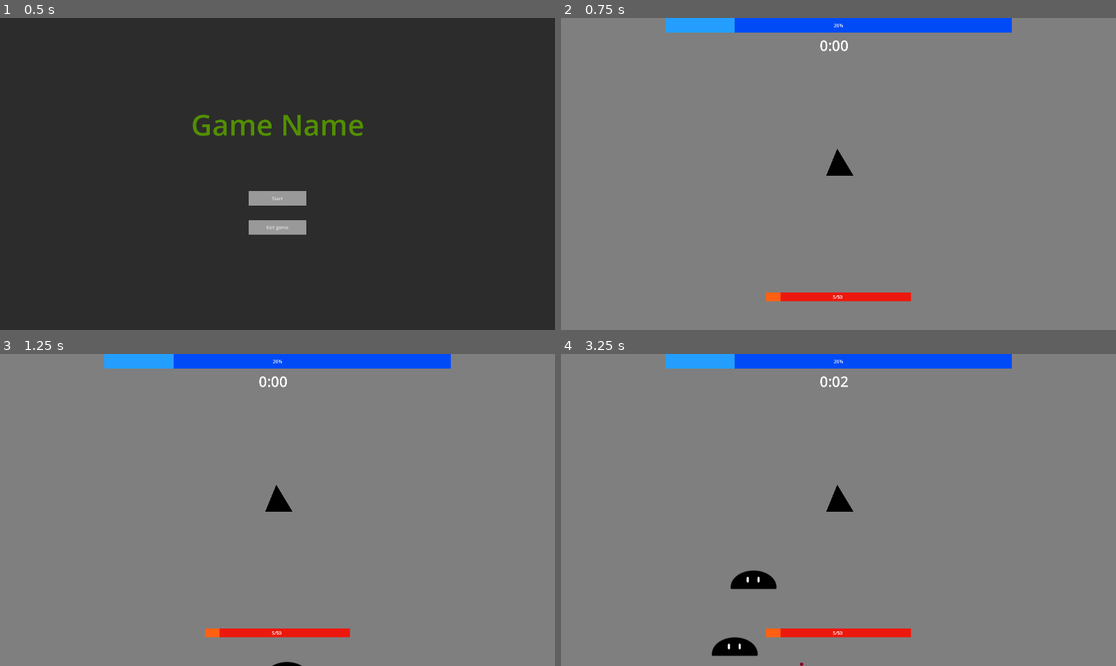
Above: before the commit, frames 1-4 (two rows, left to right).
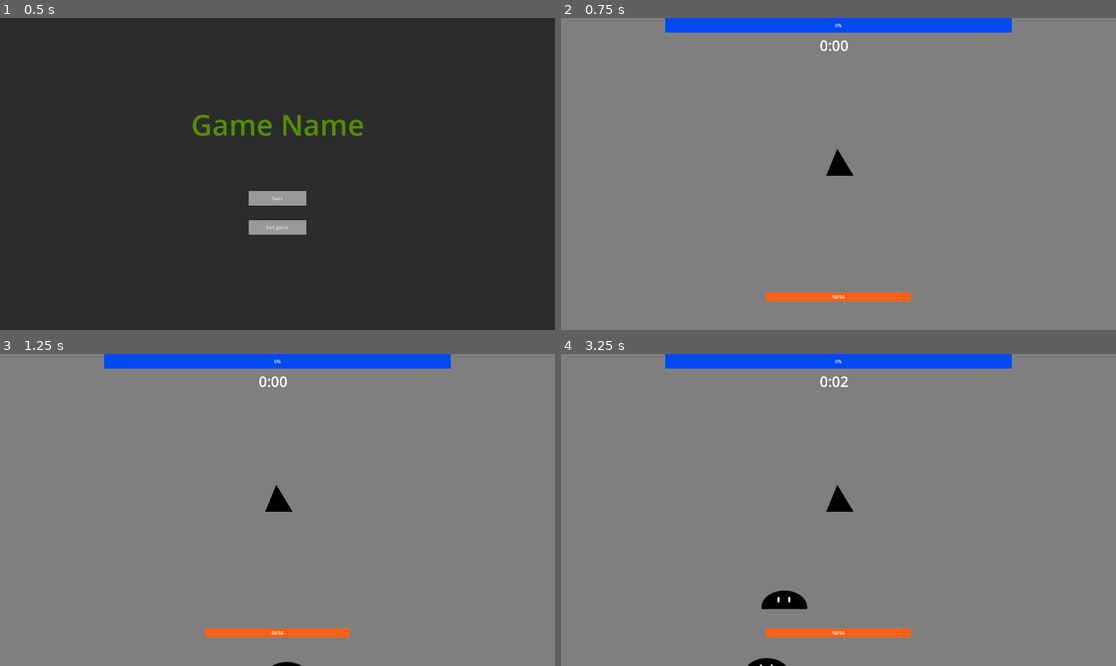
Above: after the commit, the same moments.

Repository: SpaceUnicorn11/NewGame
Game: Godot game, scene res://main.tscn
Two runs of this game, one before a commit and one after it. Both use one fixed random seed, a clock stepped at 60 frames per second and the inputs below.
Inputs:
- Up to frame 1 (0.5 s): no input
- Up to frame 2 (0.75 s): click "Start" at 0.5 s
- Up to frame 3 (1.25 s): no input
- Up to frame 4 (3.25 s): tap Enter at 1.25 s; hold D (move_right) 1.28-2.03 s; hold S (move_down) 2.03-2.78 s; hold D (move_right) from 2.78 s (still down)

Frame 1 is identical in both runs. In frame 2, 1.3% of the frame differs, in the area x 18-64%, y 0-91%; in frame 3, 1.3%; in frame 4, 2.7%, in the area x 18-64%, y 0-100%.

Commit message:
levelup upgrades+increasing diificulty
added random upgrades on lvlup
difficulty increases with time(more mobs/damage/health)

Diff:
--- a/Scripts/GameTime.gd
+++ b/Scripts/GameTime.gd
@@ -2,6 +2,7 @@
 
 var minutes = 0
 var seconds = 0
+signal end_game
 
 # Called when the node enters the scene tree for the first time.
 func _ready():
@@ -17,3 +18,5 @@
 		text = str(minutes, ":0", seconds)
 	else:
 		text = str(minutes, ":", seconds)
+	if minutes == 5:
+		end_game.emit()
--- a/Scripts/HealthBar.gd
+++ b/Scripts/HealthBar.gd
@@ -20,8 +20,8 @@
 	value = current_health
 	$HealthValue.text = str(current_health, "/", max_health)
 
-func _on_player_healed():
-	max_health = player.max_health
-	current_health = player.health
+func _on_player_healed(health, new_max_health):
+	max_value = new_max_health
+	current_health = health
 	value = current_health
-	$HealthValue.text = str(current_health, "/", max_health)
+	$HealthValue.text = str(value, "/", max_value)
--- /dev/null
+++ b/Scripts/LvlupLeft.gd
@@ -0,0 +1,18 @@
+extends Button
+
+var action :String
+
+func press():
+	match action:
+		"health":
+			get_node('/root/Main/Stage/Player').gain_health(20)
+		"damage":
+			get_node('/root/Main/Stage/Player/Weapon').damage += 2
+		"movespeed":
+			get_node('/root/Main/Stage/Player').speed += 30
+		"weapon_cooldown":
+			get_node('/root/Main/Stage/Player/Weapon/WeaponCooldown').wait_time -= 0.1
+		"number_of_shots":
+			get_node('/root/Main/Stage/Player/Weapon').number_of_shots += 1
+		"pickup_area":
+			get_node('/root/Main/Stage/Player/PickupArea/CollisionShape2D').scale += 0.2
--- /dev/null
+++ b/Scripts/LvlupMiddle.gd
@@ -0,0 +1,18 @@
+extends Button
+
+var action :String
+
+func press():
+	match action:
+		"health":
+			get_node('/root/Main/Stage/Player').gain_health(20)
+		"damage":
+			get_node('/root/Main/Stage/Player/Weapon').damage += 2
+		"movespeed":
+			get_node('/root/Main/Stage/Player').speed += 30
+		"weapon_cooldown":
+			get_node('/root/Main/Stage/Player/Weapon/WeaponCooldown').wait_time -= 0.1
+		"number_of_shots":
+			get_node('/root/Main/Stage/Player/Weapon').number_of_shots += 1
+		"pickup_area":
+			get_node('/root/Main/Stage/Player/PickupArea/CollisionShape2D').scale += 0.2
--- /dev/null
+++ b/Scripts/LvlupRight.gd
@@ -0,0 +1,18 @@
+extends Button
+
+var action :String
+
+func press():
+	match action:
+		"health":
+			get_node('/root/Main/Stage/Player').gain_health(20)
+		"damage":
+			get_node('/root/Main/Stage/Player/Weapon').damage += 2
+		"movespeed":
+			get_node('/root/Main/Stage/Player').speed += 30
+		"weapon_cooldown":
+			get_node('/root/Main/Stage/Player/Weapon/WeaponCooldown').wait_time -= 0.1
+		"number_of_shots":
+			get_node('/root/Main/Stage/Player/Weapon').number_of_shots += 1
+		"pickup_area":
+			get_node('/root/Main/Stage/Player/PickupArea/CollisionShape2D').scale += 0.2
--- a/Scripts/Player.gd
+++ b/Scripts/Player.gd
@@ -1,15 +1,16 @@
 extends Area2D
 
-@export var speed = 300 # How fast the player will move (pixels/sec).
+@export var speed = 200 # How fast the player will move (pixels/sec).
 @export var max_health = 50 # Players max health
-var health = 5 # Players current health
+var health = 50 # Players current health
 var can_move = true # If player can move
 var current_exp :int = 0 # Player current exp
-var next_level_xp = 10 # How much exp to next level
+var next_level_exp = 50 # How much exp to next level
 
 signal hit # Emits when player takes damage
 signal healed # Emits when player gains health
 signal dead # Emits when dead
+signal exp_gained # Emits when gained exp
 signal level_up # Emits when level up
 
 # Called every frame. 'delta' is the elapsed time since the previous frame.
@@ -47,6 +48,14 @@
 		gain_exp(body.exp_amount)
 		body.queue_free()
 	if body.type == str("mob"):
+		# death
+		if health - body.damage >= 0:
+			health -= body.damage
+			hit.emit(health)
+		else:
+			health = 0
+			hit.emit(health)
+			death()
 		# HIt animation
 		$AnimatedSprite2D.play(("hit"))
 		await get_tree().create_timer(0.1).timeout
@@ -55,21 +64,29 @@
 		$CollisionShape2D.set_deferred("disabled", true)
 		await get_tree().create_timer(0.3).timeout
 		$CollisionShape2D.set_deferred("disabled", false)
-		# death
-		if health <= 0:
-			death()
-		else:
-			health -= body.damage
-			hit.emit(health)
+
+
 
 func death():
 	dead.emit()
 	can_move = false
 
+func gain_health(gained_health):
+	max_health += gained_health
+	health += gained_health
+	healed.emit(health, max_health)
+
 func gain_exp(gained_exp :int):
-	if current_exp < next_level_xp:
+	if current_exp < next_level_exp:
 		current_exp += gained_exp
-	if current_exp >= next_level_xp:
-		current_exp	-= next_level_xp
-		next_level_xp += 50
-		level_up.emit()
+		exp_gained.emit(current_exp)
+	if current_exp >= next_level_exp:
+		current_exp	-= next_level_exp
+		next_level_exp += 50
+		exp_gained.emit(current_exp)
+		level_up.emit(next_level_exp)
+
+
+func _on_pickup_area_body_entered(body):
+	gain_exp(body.exp_amount)
+	body.queue_free()
--- /dev/null
+++ b/Scripts/XPBar.gd
@@ -0,0 +1,21 @@
+extends ProgressBar
+var player
+var current_exp
+var next_level_exp
+
+# Called when the node enters the scene tree for the first time.
+func _ready():
+	player = get_node('/root/Main/Stage/Player')
+	next_level_exp = player.next_level_exp
+	current_exp = player.current_exp
+	player.exp_gained.connect(_on_exp_gained)
+	player.level_up.connect(_on_player_level_up)
+	max_value = next_level_exp
+	value = current_exp
+
+
+func _on_exp_gained(gained_exp):
+	value = gained_exp
+
+func _on_player_level_up(level_exp):
+	max_value = level_exp
--- a/Scripts/main.gd
+++ b/Scripts/main.gd
@@ -7,6 +7,7 @@
 	$EndStageMenu.hide()
 	$PauseMenu.hide()
 	$LevelUpMenu.hide()
+	$VictoryMenu.hide()
 	$MainMenu.show()
 
 # Called every frame. 'delta' is the elapsed time since the previous frame.
@@ -24,6 +25,8 @@
 	var player = get_node('/root/Main/Stage/Player')
 	player.dead.connect(_on_player_death)
 	player.level_up.connect(_on_player_level_up)
+	var game_timer = get_node('/root/Main/Stage/Hud/GameTime')
+	game_timer.end_game.connect(_on_end_game_timer)
 
 func pause_game():
 	get_tree().paused = true
@@ -45,16 +48,108 @@
 	$MainMenu.show()
 	$PauseMenu.hide()
 	$EndStageMenu.hide()
+	$VictoryMenu.hide()
 
 func _on_player_death():
 	$EndStageMenu.show()
 	get_node('/root/Main/Stage').queue_free()
 
-func _on_player_level_up():
+func _on_player_level_up(gained_exp):
 	pause_game()
 	$LevelUpMenu.show()
-
+	var cards = randomize_levelup_cards()
+	match cards[0]:
+		"health":
+			$LevelUpMenu/Left.text = "Get +20 health"
+			$LevelUpMenu/Left.action = "health"
+		"damage":
+			$LevelUpMenu/Left.text = "Get +2 damage"
+			$LevelUpMenu/Left.action = "damage"
+		"movespeed":
+			$LevelUpMenu/Left.text = "Get +30 movement speed"
+			$LevelUpMenu/Left.action = "movespeed"
+		"weapon_cooldown":
+			$LevelUpMenu/Left.text = "Get 10% reload speed"
+			$LevelUpMenu/Left.action = "weapon_cooldown"
+		"number_of_shots":
+			$LevelUpMenu/Left.text = "Get +1 shot per cooldown"
+			$LevelUpMenu/Left.action = "number_of_shots"
+		"pickup_area":
+			$LevelUpMenu/Left.text = "Get 20% pickup range"
+			$LevelUpMenu/Left.action = "pickup_area"
+	match cards[1]:
+		"health":
+			$LevelUpMenu/Middle.text = "Get +20 health"
+			$LevelUpMenu/Middle.action = "health"
+		"damage":
+			$LevelUpMenu/Middle.text = "Get +2 damage"
+			$LevelUpMenu/Middle.action = "damage"
+		"movespeed":
+			$LevelUpMenu/Middle.text = "Get +30 movement speed"
+			$LevelUpMenu/Middle.action = "movespeed"
+		"weapon_cooldown":
+			$LevelUpMenu/Middle.text = "Get 10% reload speed"
+			$LevelUpMenu/Middle.action = "weapon_cooldown"
+		"number_of_shots":
+			$LevelUpMenu/Middle.text = "Get +1 shot per cooldown"
+			$LevelUpMenu/Middle.action = "number_of_shots"
+		"pickup_area":
+			$LevelUpMenu/Middle.text = "Get 20% pickup range"
+			$LevelUpMenu/Middle.action = "pickup_area"
+	match cards[2]:
+		"health":
+			$LevelUpMenu/Right.text = "Get +20 health"
+			$LevelUpMenu/Right.action = "health"
+		"damage":
+			$LevelUpMenu/Right.text = "Get +2 damage"
+			$LevelUpMenu/Right.action = "damage"
+		"movespeed":
+			$LevelUpMenu/Right.text = "Get +30 movement speed"
+			$LevelUpMenu/Right.action = "movespeed"
+		"weapon_cooldown":
+			$LevelUpMenu/Right.text = "Get 10% reload speed"
+			$LevelUpMenu/Right.action = "weapon_cooldown"
+		"number_of_shots":
+			$LevelUpMenu/Right.text = "Get +1 shot per cooldown"
+			$LevelUpMenu/Right.action = "number_of_shots"
+		"pickup_area":
+			$LevelUpMenu/Right.text = "Get 20% pickup range"
+			$LevelUpMenu/Right.action = "pickup_area"
 
 func _on_button_pressed():
 	resume_game()
 	$LevelUpMenu.hide()
+
+
+func _on_left_levelup_pressed():
+	$LevelUpMenu/Left.press()
+	resume_game()
+	$LevelUpMenu.hide()
+
+
+func _on_middle_levelup_pressed():
+	$LevelUpMenu/Middle.press()
+	resume_game()
+	$LevelUpMenu.hide()
+
+
+func _on_right_levelup_pressed():
+	$LevelUpMenu/Right.press()
+	resume_game()
+	$LevelUpMenu.hide()
+
+func randomize_levelup_cards():
+	var buffs_list :Array[String]
+	var chosen_buffs :Array
+	var choices = 0
+	buffs_list = ["health", "damage", "movespeed", "weapon_cooldown", "number_of_shots", "pickup_area"]
+	while choices < 3:
+		var index = randi_range(0, buffs_list.size() - 1)
+		chosen_buffs.append(buffs_list[index])
+		buffs_list.remove_at(index)
+		choices += 1
+	return chosen_buffs
+
+func _on_end_game_timer():
+	$VictoryMenu.show()
+	get_node('/root/Main/Stage').queue_free()
--- a/Scripts/mob.gd
+++ b/Scripts/mob.gd
@@ -1,8 +1,8 @@
 extends RigidBody2D
 
 @export var speed = 50 # How fast the mob will move (pixels/sec).
-@export var health = 10 # How much health the mob has
-@export var damage = 1 # How much damage the mob deals
+@export var health = 8 # How much health the mob has
+@export var damage = 0 # How much damage the mob deals
 @export var exp_orb_scene: PackedScene
 var can_move = true # if mob can move
 var type = str("mob")
--- a/Scripts/projectile.gd
+++ b/Scripts/projectile.gd
@@ -1,12 +1,12 @@
 extends RigidBody2D
 
-@export var speed = 1000 # Projectile spee
-@export var damage = 5 # Projectile damage
+@export var speed = 1000 # Projectile speed
+var damage = 0 # Projectile damage
 @export var direction : Vector2 # Projectile direction
 
 # Called when the node enters the scene tree for the first time.
 func _ready():
-
+	damage = get_node('/root/Main/Stage/Player/Weapon').damage
 	linear_velocity = direction * speed
 
 
--- a/Scripts/stage.gd
+++ b/Scripts/stage.gd
@@ -2,6 +2,9 @@
 
 @export var mob_scene: PackedScene
 var player_position :Vector2
+var difficulty_modifier = 1
+var timer_counter = 0
+
 # Called when the node enters the scene tree for the first time.
 func _ready():
 	$Hud.show()
@@ -13,7 +16,13 @@
 
 
 func _on_spawn_timer_timeout():
-	spawn(5)
+	timer_counter += 1
+	if timer_counter == 4:
+		timer_counter = 0
+		difficulty_modifier += 1
+		spawn(5 * difficulty_modifier)
+	else: spawn(5 * difficulty_modifier)
+
 
 # Spawn "amount" mobs
 func spawn(amount :int):
@@ -25,6 +34,8 @@
 			mob.position.y = $Player.position.y + randi_range(500, 1000) * modifier.pick_random()
 		else:
 			mob.position.y = $Player.position.y + randi_range(0, 1000) * modifier.pick_random()
+		mob.health += difficulty_modifier * 2
+		mob.damage = difficulty_modifier
 		add_child(mob)
 
 
--- a/Scripts/weapon.gd
+++ b/Scripts/weapon.gd
@@ -1,17 +1,12 @@
 extends Node2D
 @export var projectile_scene: PackedScene
-@export var fire_rate = 1 # Number of shots per cooldown
+@export var number_of_shots = 1 # Number of shots per cooldown
 var direction = Vector2(1, 0)
-
-
-
-# Called every frame. 'delta' is the elapsed time since the previous frame.
-func _process(delta):
-	pass
+@export var damage = 5
 
 
 func _on_weapon_cooldown_timeout():
-	for i in range(fire_rate):
+	for i in range(number_of_shots):
 		shoot()
 		await get_tree().create_timer(0.1).timeout
 
--- a/exp_orb.tscn
+++ b/exp_orb.tscn
@@ -9,7 +9,7 @@
 
 [node name="ExpOrb" type="RigidBody2D"]
 collision_layer = 4
-collision_mask = 4
+collision_mask = 0
 gravity_scale = 0.0
 script = ExtResource("1_rgxrq")
 
--- a/hud.tscn
+++ b/hud.tscn
@@ -1,7 +1,8 @@
-[gd_scene load_steps=7 format=3 uid="uid://ddrpjw8vddf1v"]
+[gd_scene load_steps=8 format=3 uid="uid://ddrpjw8vddf1v"]
 
 [ext_resource type="Script" path="res://Scripts/GameTime.gd" id="1_qx8ug"]
 [ext_resource type="Script" path="res://Scripts/HealthBar.gd" id="2_bopx6"]
+[ext_resource type="Script" path="res://Scripts/XPBar.gd" id="2_tw8o8"]
 
 [sub_resource type="StyleBoxFlat" id="StyleBoxFlat_qoujp"]
 bg_color = Color(0, 0.290196, 0.968627, 1)
@@ -45,6 +46,7 @@
 theme_override_styles/background = SubResource("StyleBoxFlat_qoujp")
 theme_override_styles/fill = SubResource("StyleBoxFlat_yghkc")
 value = 20.0
+script = ExtResource("2_tw8o8")
 
 [node name="HealthBar" type="ProgressBar" parent="."]
 anchors_preset = 7
--- a/main.tscn
+++ b/main.tscn
@@ -1,8 +1,11 @@
-[gd_scene load_steps=14 format=3 uid="uid://mu43oc3w4fhf"]
+[gd_scene load_steps=19 format=3 uid="uid://mu43oc3w4fhf"]
 
 [ext_resource type="Script" path="res://Scripts/main.gd" id="1_k0bky"]
 [ext_resource type="PackedScene" uid="uid://bbf3he66j75ef" path="res://stage.tscn" id="1_tn0jp"]
 [ext_resource type="Script" path="res://Scripts/ExitButton.gd" id="2_b18g5"]
+[ext_resource type="Script" path="res://Scripts/LvlupLeft.gd" id="4_vg4tl"]
+[ext_resource type="Script" path="res://Scripts/LvlupMiddle.gd" id="5_svhpd"]
+[ext_resource type="Script" path="res://Scripts/LvlupRight.gd" id="6_0mwuc"]
 
 [sub_resource type="StyleBoxFlat" id="StyleBoxFlat_10hby"]
 
@@ -23,6 +26,10 @@
 [sub_resource type="StyleBoxFlat" id="StyleBoxFlat_dyiyp"]
 
 [sub_resource type="StyleBoxFlat" id="StyleBoxFlat_wimuy"]
+
+[sub_resource type="StyleBoxFlat" id="StyleBoxFlat_rovr5"]
+
+[sub_resource type="StyleBoxFlat" id="StyleBoxFlat_d42nl"]
 
 [node name="Main" type="Node"]
 script = ExtResource("1_k0bky")
@@ -220,6 +227,7 @@
 text = "Level Up!"
 
 [node name="Button" type="Button" parent="LevelUpMenu"]
+visible = false
 anchors_preset = 8
 anchor_left = 0.5
 anchor_top = 0.5
@@ -235,6 +243,121 @@
 theme_override_styles/normal = SubResource("StyleBoxFlat_dyiyp")
 theme_override_styles/hover = SubResource("StyleBoxFlat_wimuy")
 text = "OK"
+
+[node name="Left" type="Button" parent="LevelUpMenu"]
+anchors_preset = 8
+anchor_left = 0.5
+anchor_top = 0.5
+anchor_right = 0.5
+anchor_bottom = 0.5
+offset_left = -500.0
+offset_top = -40.0
+offset_right = -300.0
+offset_bottom = 110.0
+grow_horizontal = 2
+grow_vertical = 2
+theme_override_font_sizes/font_size = 30
+theme_override_styles/normal = SubResource("StyleBoxFlat_rovr5")
+theme_override_styles/hover = SubResource("StyleBoxFlat_d42nl")
+text = "Left Choice"
+script = ExtResource("4_vg4tl")
+
+[node name="Middle" type="Button" parent="LevelUpMenu"]
+anchors_preset = 8
+anchor_left = 0.5
+anchor_top = 0.5
+anchor_right = 0.5
+anchor_bottom = 0.5
+offset_left = -100.0
+offset_top = -40.0
+offset_right = 103.0
+offset_bottom = 110.0
+grow_horizontal = 2
+grow_vertical = 2
+theme_override_font_sizes/font_size = 30
+theme_override_styles/normal = SubResource("StyleBoxFlat_rovr5")
+theme_override_styles/hover = SubResource("StyleBoxFlat_d42nl")
+text = "Middle Choice"
+script = ExtResource("5_svhpd")
+
+[node name="Right" type="Button" parent="LevelUpMenu"]
+anchors_preset = 8
+anchor_left = 0.5
+anchor_top = 0.5
+anchor_right = 0.5
+anchor_bottom = 0.5
+offset_left = 300.0
+offset_top = -40.0
+offset_right = 500.0
+offset_bottom = 110.0
+grow_horizontal = 2
+grow_vertical = 2
+theme_override_font_sizes/font_size = 30
+theme_override_styles/normal = SubResource("StyleBoxFlat_rovr5")
+theme_override_styles/hover = SubResource("StyleBoxFlat_d42nl")
+text = "Right Choice"
+script = ExtResource("6_0mwuc")
+
+[node name="VictoryMenu" type="CanvasLayer" parent="."]
+process_mode = 3
+visible = false
+
+[node name="ColorRect" type="ColorRect" parent="VictoryMenu"]
+anchors_preset = 15
+anchor_right = 1.0
+anchor_bottom = 1.0
+grow_horizontal = 2
+grow_vertical = 2
+color = Color(0.172833, 0.172833, 0.172833, 1)
+
+[node name="ExitButton" type="Button" parent="VictoryMenu"]
+anchors_preset = 8
+anchor_left = 0.5
+anchor_top = 0.5
+anchor_right = 0.5
+anchor_bottom = 0.5
+offset_left = -100.0
+offset_top = 160.0
+offset_right = 100.0
+offset_bottom = 210.0
+grow_horizontal = 2
+grow_vertical = 2
+theme_override_styles/normal = SubResource("StyleBoxFlat_10hby")
+theme_override_styles/hover = SubResource("StyleBoxFlat_twjnf")
+text = "Exit game"
+script = ExtResource("2_b18g5")
+
+[node name="MainMenuButton" type="Button" parent="VictoryMenu"]
+anchors_preset = 8
+anchor_left = 0.5
+anchor_top = 0.5
+anchor_right = 0.5
+anchor_bottom = 0.5
+offset_left = -100.0
+offset_top = 60.0
+offset_right = 100.0
+offset_bottom = 110.0
+grow_horizontal = 2
+grow_vertical = 2
+theme_override_styles/normal = SubResource("StyleBoxFlat_8fqan")
+theme_override_styles/hover = SubResource("StyleBoxFlat_bw6h6")
+text = "Main menu"
+
+[node name="YouWon" type="Label" parent="VictoryMenu"]
+anchors_preset = 8
+anchor_left = 0.5
+anchor_top = 0.5
+anchor_right = 0.5
+anchor_bottom = 0.5
+offset_left = -235.5
+offset_top = -140.0
+offset_right = 235.5
+offset_bottom = -3.0
+grow_horizontal = 2
+grow_vertical = 2
+theme_override_colors/font_color = Color(0.887451, 0.839712, 0.0726918, 1)
+theme_override_font_sizes/font_size = 100
+text = "YOU SURVIVED"
 
 [connection signal="pressed" from="MainMenu/ExitButton" to="MainMenu/ExitButton" method="_on_pressed"]
 [connection signal="pressed" from="MainMenu/StartGameButton" to="." method="_on_start_game_button_pressed"]
@@ -244,3 +367,8 @@
 [connection signal="pressed" from="EndStageMenu/ExitButton" to="EndStageMenu/ExitButton" method="_on_pressed"]
 [connection signal="pressed" from="EndStageMenu/MainMenuButton" to="." method="_on_main_menu_button_pressed"]
 [connection signal="pressed" from="LevelUpMenu/Button" to="." method="_on_button_pressed"]
+[connection signal="pressed" from="LevelUpMenu/Left" to="." method="_on_left_levelup_pressed"]
+[connection signal="pressed" from="LevelUpMenu/Middle" to="." method="_on_middle_levelup_pressed"]
+[connection signal="pressed" from="LevelUpMenu/Right" to="." method="_on_right_levelup_pressed"]
+[connection signal="pressed" from="VictoryMenu/ExitButton" to="VictoryMenu/ExitButton" method="_on_pressed"]
+[connection signal="pressed" from="VictoryMenu/MainMenuButton" to="." method="_on_main_menu_button_pressed"]
--- a/player.tscn
+++ b/player.tscn
@@ -27,6 +27,9 @@
 radius = 33.0
 height = 92.0
 
+[sub_resource type="CircleShape2D" id="CircleShape2D_uals4"]
+radius = 64.0
+
 [node name="Player" type="Area2D"]
 collision_layer = 5
 collision_mask = 5
@@ -44,4 +47,13 @@
 position = Vector2(2, -35)
 shape = SubResource("CapsuleShape2D_gx70v")
 
+[node name="PickupArea" type="Area2D" parent="."]
+collision_layer = 4
+collision_mask = 4
+
+[node name="CollisionShape2D" type="CollisionShape2D" parent="PickupArea"]
+position = Vector2(4, -34)
+shape = SubResource("CircleShape2D_uals4")
+
 [connection signal="body_entered" from="." to="." method="_on_body_entered"]
+[connection signal="body_entered" from="PickupArea" to="." method="_on_pickup_area_body_entered"]
Not shown: 1 places in player.tscn that only renumber resources
